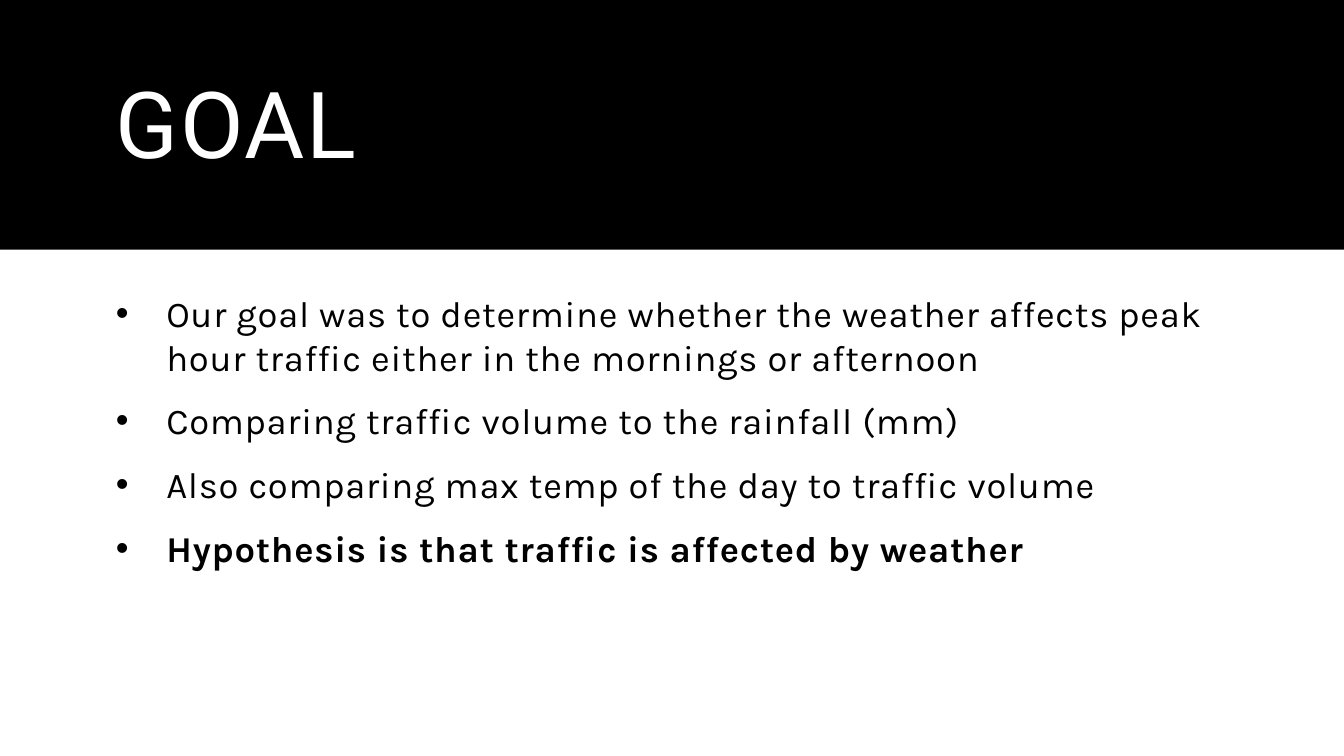
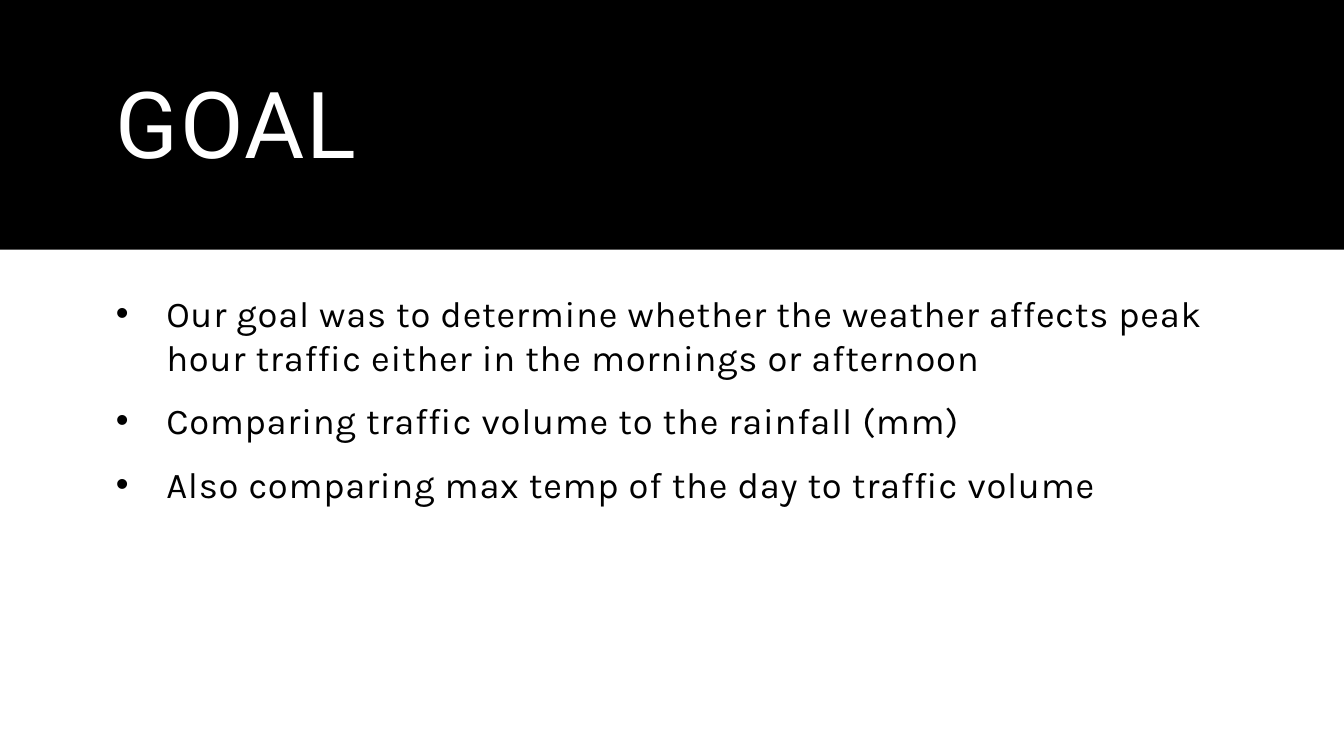
Before and after one commit to matthewbelevski/project-2, a slide deck: slide 2 of Project 2 Presentation.pptx. Drawn at 1344x756 pixels with LibreOffice and Linux fonts; fonts in the diff are those of the drawing. Boxes give left, top, right and bottom in pixels: in the first picture for what was removed or moved away, otherwise in the second. Text is boxed around its words. In the diff, an @@ line names an element or a change of style, - is before the commit and + after.

```diff
--- a/Project 2 Presentation.pptx
+++ b/Project 2 Presentation.pptx
@@ text at (166, 536, 1023, 571): paragraph removed @@
-• Hypothesis is that traffic is affected by weather
```
Also in this commit, not shown: 1 other slide changed.
